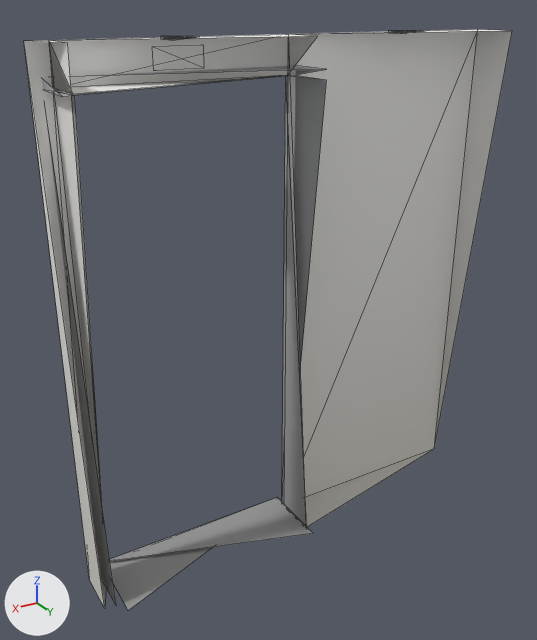
The glTF model models/kit/doorWallM_concrete.glb, before and after one commit.
The view is the same before and after, from a camera (50 mm lens) standing at (1.64, 2.48, 2.32) and looking at (0.11, -0.06, 1.05). Arrows for +X, +Y and +Z are at lower left; the lights stay in place. The older version comes first. Mesh edges are drawn as thin lines. Vertices at exactly the same position are counted once.

Objects in the first picture: 'doorWallM_concrete'.
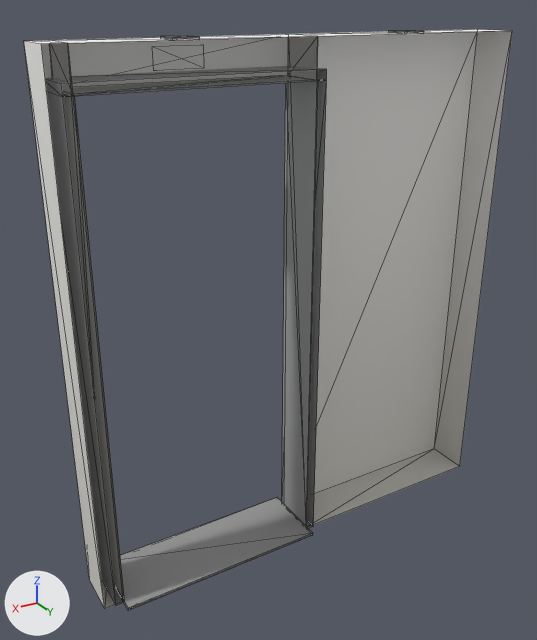
The change in detail:
me_base is used by ob_doorwallm_concrete; location (0.0, 0.0, 0.0).
me_base had 78 vertices, 114 faces and spanned x -1.0..1.0, y -0.2..0.16, z 0.0..2.21.
me_base now has 92 vertices, 154 faces and spans x -1.0..1.0, y -0.2..0.16, z 0.0..2.21.
Part 1, on me_base:
14 vertices are added at x -1.0..1.0, y 0.05..0.16, z 0.0..2.21.
12 new faces join them, mat_concrete.
28 new faces join them, mat_steel.

Boxes (x1, y1, x2, y2) around the edits, measured in the pictures (537 x 640 px):
part 1 of me_base, added: after (24, 31, 512, 610)
